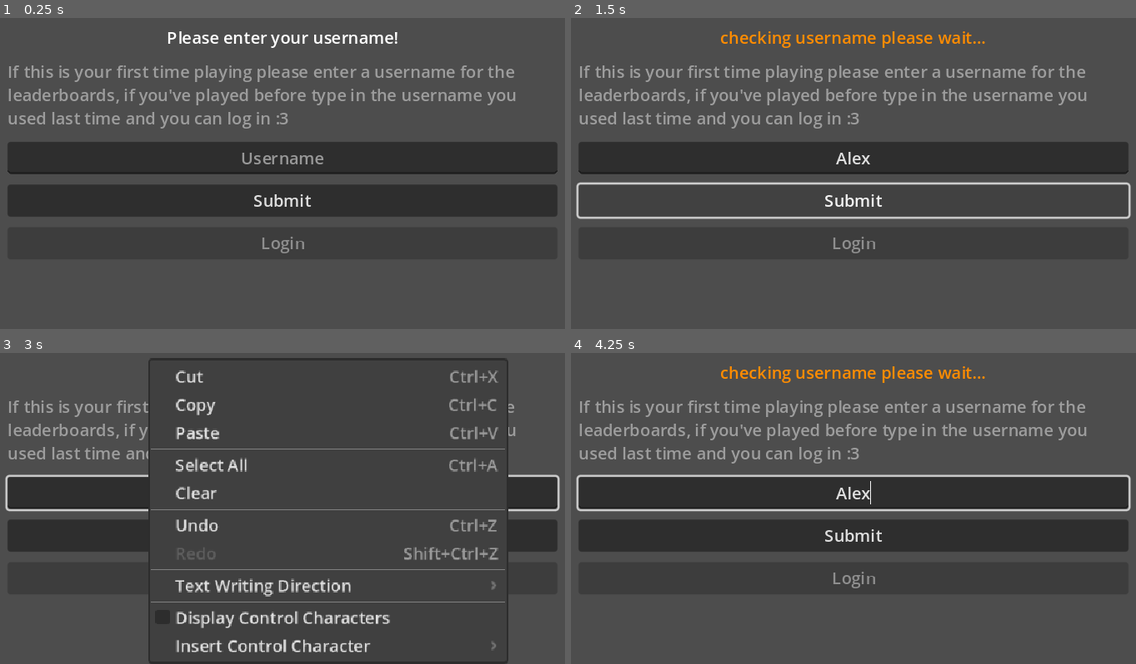
Above: before the commit, frames 1-4 (two rows, left to right).
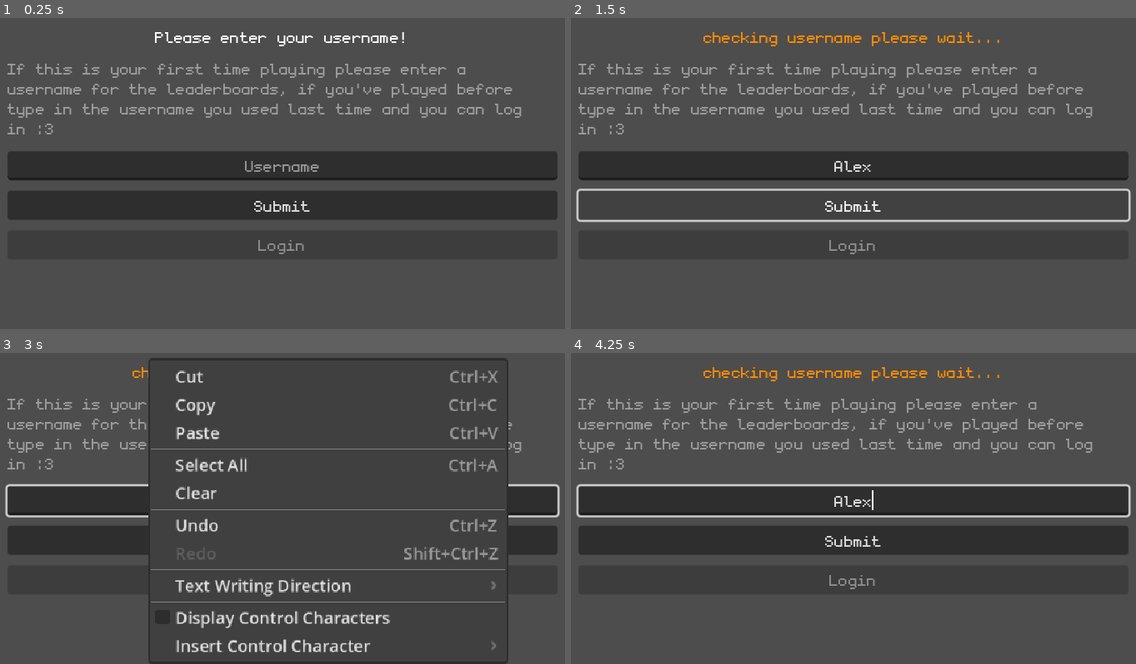
Above: after the commit, the same moments.

Repository: Eefschmeef2310/Summertime-Jam-2024
Game: Godot game, scene res://Levels/level.tscn
The game is run twice, just before and just after one commit, with the same random seed, the same clock (stepped at 60 frames per second) and the same inputs. The engine's default icon, where the game draws it, is replaced by a stand-in: a white triangle on a blue panel in a dark square. Sound files missing from this copy of the repository are replaced by a short silence.
Inputs (mouse positions are in pixels of both pictures, inside the frame that each line leads up to):
- Up to frame 1 (0.25 s): no input
- Up to frame 2 (1.5 s): click (853, 157) at 0.52 s; type "Alex" at 0.6 s; click "Submit" at 1.25 s
- Up to frame 3 (3 s): tap Enter at 2 s; move the mouse to (429, 458) at 2.02 s; hold D (Right) 2.03-2.78 s; tap Space (Interact) at 2.1, 2.75 s; move the mouse to (146, 496) at 2.77 s; hold S (Down) from 2.78 s (still down); right-click (146, 496) at 2.85 s
- Up to frame 4 (4.25 s): tap Enter at 3.5 s; move the mouse to (921, 393) at 3.52 s; release S (Down) at 3.53 s; hold D (Right) from 3.53 s (still down); tap Space (Interact) at 3.6 s

The runs differ from the first frame. In frame 1, 14% of the frame differs, in the area x 1-99%, y 4-76%; in frame 2, 15%; in frame 3, 4.9%; in frame 4, 16%, in the area x 0-100%, y 4-76%.
Error in both runs: Invalid access to property or key 'records' on a base object of type 'Nil'. (res://online/AirtableManager.gd:150)

Commit message:
visual buffs

Diff:
--- a/Levels/menus/game_over_screen.tscn
+++ b/Levels/menus/game_over_screen.tscn
@@ -1,28 +1,54 @@
-[gd_scene load_steps=3 format=3 uid="uid://dqk448jx6f5o7"]
+[gd_scene load_steps=7 format=3 uid="uid://dqk448jx6f5o7"]
 
+[ext_resource type="Theme" uid="uid://bcma3f2wjixis" path="res://ui_themes/ui_theme_default.tres" id="1_0e0k5"]
 [ext_resource type="Script" path="res://Levels/menus/game_over_screen.gd" id="1_oa0xp"]
+[ext_resource type="AudioStream" uid="uid://cy3jpgmcccwwl" path="res://audio/sfx/dun-dun-duuun-v01-105105_pixabay.mp3" id="4_gd6ds"]
+
+[sub_resource type="StyleBoxFlat" id="StyleBoxFlat_xbwml"]
+bg_color = Color(0.372549, 0.145098, 0.145098, 0.647059)
+corner_radius_top_left = 8
+corner_radius_top_right = 8
+corner_radius_bottom_right = 8
+corner_radius_bottom_left = 8
+anti_aliasing_size = 0.5
 
 [sub_resource type="LabelSettings" id="LabelSettings_fkh31"]
 font_size = 80
+outline_size = 8
+outline_color = Color(0, 0, 0, 1)
+
+[sub_resource type="LabelSettings" id="LabelSettings_qeyxx"]
+font_size = 24
+outline_size = 4
+outline_color = Color(0, 0, 0, 1)
 
 [node name="GameOverScreen" type="Control"]
 process_mode = 3
+z_index = 999
 layout_mode = 3
 anchors_preset = 15
 anchor_right = 1.0
 anchor_bottom = 1.0
 grow_horizontal = 2
 grow_vertical = 2
+theme = ExtResource("1_0e0k5")
 script = ExtResource("1_oa0xp")
 
-[node name="TextureRect" type="ColorRect" parent="."]
+[node name="BG" type="MarginContainer" parent="."]
 layout_mode = 1
 anchors_preset = 15
 anchor_right = 1.0
 anchor_bottom = 1.0
 grow_horizontal = 2
 grow_vertical = 2
-color = Color(0.2, 0.2, 0.2, 0.694118)
+theme_override_constants/margin_left = 30
+theme_override_constants/margin_top = 30
+theme_override_constants/margin_right = 30
+theme_override_constants/margin_bottom = 30
+
+[node name="Panel" type="Panel" parent="BG"]
+layout_mode = 2
+theme_override_styles/panel = SubResource("StyleBoxFlat_xbwml")
 
 [node name="MarginContainer" type="MarginContainer" parent="."]
 layout_mode = 1
@@ -48,10 +74,17 @@
 [node name="ReasonOfDeath" type="Label" parent="MarginContainer/VBoxContainer"]
 layout_mode = 2
 text = "Reason of death here"
+label_settings = SubResource("LabelSettings_qeyxx")
 horizontal_alignment = 1
 
 [node name="MenuButton" type="Button" parent="MarginContainer/VBoxContainer"]
 layout_mode = 2
 text = "Menu"
 
+[node name="AudioStreamPlayer" type="AudioStreamPlayer" parent="."]
+stream = ExtResource("4_gd6ds")
+volume_db = -10.0
+autoplay = true
+bus = &"SFX"
+
 [connection signal="pressed" from="MarginContainer/VBoxContainer/MenuButton" to="." method="_on_menu_button_pressed"]
--- a/Levels/menus/options.tscn
+++ b/Levels/menus/options.tscn
@@ -17,6 +17,7 @@
 
 [node name="Options" type="Control"]
 process_mode = 3
+z_index = 895
 layout_mode = 3
 anchors_preset = 15
 anchor_right = 1.0
--- a/Levels/menus/pause.tscn
+++ b/Levels/menus/pause.tscn
@@ -1,29 +1,43 @@
-[gd_scene load_steps=4 format=3 uid="uid://b11245ku0hnpb"]
+[gd_scene load_steps=5 format=3 uid="uid://b11245ku0hnpb"]
 
+[ext_resource type="Theme" uid="uid://bcma3f2wjixis" path="res://ui_themes/ui_theme_default.tres" id="1_phqvy"]
 [ext_resource type="Script" path="res://Levels/menus/pause_screen.gd" id="1_usky6"]
-[ext_resource type="Texture2D" uid="uid://dqlfvhva03y0t" path="res://icon.svg" id="2_uoqtn"]
+[ext_resource type="Texture2D" uid="uid://d0f2hvsserfpk" path="res://Levels/menus_border_x2.png" id="3_88rsk"]
 
 [sub_resource type="LabelSettings" id="LabelSettings_fkh31"]
 font_size = 80
 
 [node name="Paused" type="Control" groups=["pause_screen"]]
 process_mode = 3
+z_index = 890
 layout_mode = 3
 anchors_preset = 15
 anchor_right = 1.0
 anchor_bottom = 1.0
 grow_horizontal = 2
 grow_vertical = 2
+theme = ExtResource("1_phqvy")
 script = ExtResource("1_usky6")
 
-[node name="TextureRect" type="TextureRect" parent="."]
+[node name="BG" type="MarginContainer" parent="."]
 layout_mode = 1
 anchors_preset = 15
 anchor_right = 1.0
 anchor_bottom = 1.0
 grow_horizontal = 2
 grow_vertical = 2
-texture = ExtResource("2_uoqtn")
+theme_override_constants/margin_left = 24
+theme_override_constants/margin_top = 24
+theme_override_constants/margin_right = 24
+theme_override_constants/margin_bottom = 24
+
+[node name="TextureRect" type="NinePatchRect" parent="BG"]
+layout_mode = 2
+texture = ExtResource("3_88rsk")
+patch_margin_left = 10
+patch_margin_top = 10
+patch_margin_right = 10
+patch_margin_bottom = 10
 
 [node name="MarginContainer" type="MarginContainer" parent="."]
 layout_mode = 1
--- a/Levels/saveLoader.tscn
+++ b/Levels/saveLoader.tscn
@@ -1,8 +1,11 @@
-[gd_scene load_steps=4 format=3 uid="uid://s7apoj2rky8g"]
+[gd_scene load_steps=5 format=3 uid="uid://s7apoj2rky8g"]
 
 [ext_resource type="Script" path="res://online/saveLoader.gd" id="1_mdrm8"]
+[ext_resource type="FontFile" uid="uid://blu2jentl2c08" path="res://Fonts/monogram.ttf" id="2_0fq40"]
 
 [sub_resource type="LabelSettings" id="LabelSettings_3yf6s"]
+font = ExtResource("2_0fq40")
+font_size = 24
 
 [sub_resource type="LabelSettings" id="LabelSettings_hcw5e"]
 font_size = 11
@@ -27,12 +30,10 @@
 anchor_bottom = 1.0
 grow_horizontal = 2
 grow_vertical = 2
-theme_override_constants/margin_left = 100
-theme_override_constants/margin_top = 150
-theme_override_constants/margin_right = 100
 
 [node name="VBoxContainer" type="VBoxContainer" parent="MarginContainer"]
 layout_mode = 2
+alignment = 1
 
 [node name="Label" type="Label" parent="MarginContainer/VBoxContainer"]
 layout_mode = 2
--- a/Levels/target_slip.tscn
+++ b/Levels/target_slip.tscn
@@ -3,7 +3,7 @@
 [ext_resource type="Script" path="res://Levels/target_slip.gd" id="1_jp0jk"]
 [ext_resource type="Texture2D" uid="uid://cxll5flfof5hy" path="res://Levels/menus_border.png" id="1_lr27r"]
 [ext_resource type="FontFile" uid="uid://blu2jentl2c08" path="res://Fonts/monogram.ttf" id="2_tc1jw"]
-[ext_resource type="AudioStream" uid="uid://1cxhj7r5p7y7" path="res://audio/sfx/tada-fanfare-a-6313.mp3" id="4_ydn6h"]
+[ext_resource type="AudioStream" uid="uid://1cxhj7r5p7y7" path="res://audio/sfx/tada-fanfare-a-6313_pixabay.mp3" id="4_ckn6r"]
 
 [sub_resource type="StyleBoxTexture" id="StyleBoxTexture_44aj2"]
 texture = ExtResource("1_lr27r")
@@ -22,7 +22,7 @@
 font = ExtResource("2_tc1jw")
 
 [node name="TargetSlip" type="PanelContainer"]
-z_index = 4096
+z_index = 800
 z_as_relative = false
 offset_right = 125.0
 offset_bottom = 91.0
@@ -55,7 +55,7 @@
 label_settings = SubResource("LabelSettings_cbvsx")
 
 [node name="CompleteSound" type="AudioStreamPlayer" parent="."]
-stream = ExtResource("4_ydn6h")
+stream = ExtResource("4_ckn6r")
 volume_db = -10.0
 bus = &"SFX"
 
--- a/Levels/tutorial.tscn
+++ b/Levels/tutorial.tscn
@@ -1,7 +1,8 @@
-[gd_scene load_steps=22 format=3 uid="uid://c41njlptj1jmx"]
+[gd_scene load_steps=23 format=3 uid="uid://c41njlptj1jmx"]
 
 [ext_resource type="PackedScene" uid="uid://daururjx3hnck" path="res://Levels/TargetManager.tscn" id="1_g1o3p"]
 [ext_resource type="Script" path="res://Levels/tutorial_manager.gd" id="1_ia1w8"]
+[ext_resource type="Texture2D" uid="uid://cygy07mt1seni" path="res://Levels/gamebg.png" id="1_swnx3"]
 [ext_resource type="FontFile" uid="uid://blu2jentl2c08" path="res://Fonts/monogram.ttf" id="2_558k5"]
 [ext_resource type="PackedScene" uid="uid://dncoh68r24wiq" path="res://Levels/pause_manager.tscn" id="2_nk0o5"]
 [ext_resource type="PackedScene" uid="uid://b2dba2snopj2" path="res://Player/Player.tscn" id="2_suxdn"]
@@ -35,6 +36,10 @@
 [node name="Tutorial" type="Node2D"]
 y_sort_enabled = true
 
+[node name="BG" type="Sprite2D" parent="."]
+texture = ExtResource("1_swnx3")
+centered = false
+
 [node name="TutorialManager" type="Node" parent="." groups=["tutorial_manager"]]
 process_mode = 3
 script = ExtResource("1_ia1w8")
@@ -113,13 +118,13 @@
 tutorial_manager = NodePath("../TutorialManager")
 
 [node name="Chair5" parent="." instance=ExtResource("3_wjb4j")]
-position = Vector2(280, 215)
+position = Vector2(280, 196)
 
 [node name="Table3" parent="." instance=ExtResource("4_trk3d")]
-position = Vector2(320, 214)
+position = Vector2(320, 195)
 
 [node name="Chair6" parent="." instance=ExtResource("3_wjb4j")]
-position = Vector2(360, 215)
+position = Vector2(360, 196)
 rotation = 3.14159
 scale = Vector2(1, -1)
 
--- a/Levels/usernamePicker.tscn
+++ b/Levels/usernamePicker.tscn
@@ -1,8 +1,11 @@
-[gd_scene load_steps=3 format=3 uid="uid://d4dqulc66ytm4"]
+[gd_scene load_steps=4 format=3 uid="uid://dpb5wcn4v3nou"]
 
 [ext_resource type="Script" path="res://online/usernamePicker.gd" id="1_rscvl"]
+[ext_resource type="FontFile" uid="uid://blu2jentl2c08" path="res://Fonts/monogram.ttf" id="2_p41at"]
 
 [sub_resource type="LabelSettings" id="LabelSettings_16ysa"]
+font = ExtResource("2_p41at")
+font_size = 24
 
 [node name="UsernamePicker" type="Control"]
 layout_mode = 3
@@ -37,20 +40,28 @@
 [node name="LoginInfo" type="RichTextLabel" parent="VBoxContainer"]
 layout_mode = 2
 theme_override_colors/default_color = Color(0.615686, 0.615686, 0.615686, 1)
+theme_override_fonts/normal_font = ExtResource("2_p41at")
+theme_override_font_sizes/normal_font_size = 24
 text = "If this is your first time playing please enter a username for the leaderboards, if you've played before type in the username you used last time and you can log in :3"
 fit_content = true
 
 [node name="UsernameFeild" type="LineEdit" parent="VBoxContainer"]
 layout_mode = 2
+theme_override_fonts/font = ExtResource("2_p41at")
+theme_override_font_sizes/font_size = 24
 placeholder_text = "Username"
 alignment = 1
 
 [node name="SubmitButton" type="Button" parent="VBoxContainer"]
 layout_mode = 2
+theme_override_fonts/font = ExtResource("2_p41at")
+theme_override_font_sizes/font_size = 24
 text = "Submit"
 
 [node name="Login Button" type="Button" parent="VBoxContainer"]
 layout_mode = 2
+theme_override_fonts/font = ExtResource("2_p41at")
+theme_override_font_sizes/font_size = 24
 disabled = true
 text = "Login"
 
Not shown, added: audio/sfx/dun-dun-duuun-v01-105105_pixabay.mp3.import
Not shown, removed: audio/sfx/tada-fanfare-a-6313.mp3.import
Not shown, added: audio/sfx/tada-fanfare-a-6313_pixabay.mp3.import
Not shown: 1 places in customer/customer.tscn that only renumber resources
Not shown, added: audio/sfx/dun-dun-duuun-v01-105105_pixabay.mp3
Not shown, added: audio/sfx/tada-fanfare-a-6313_pixabay.mp3
